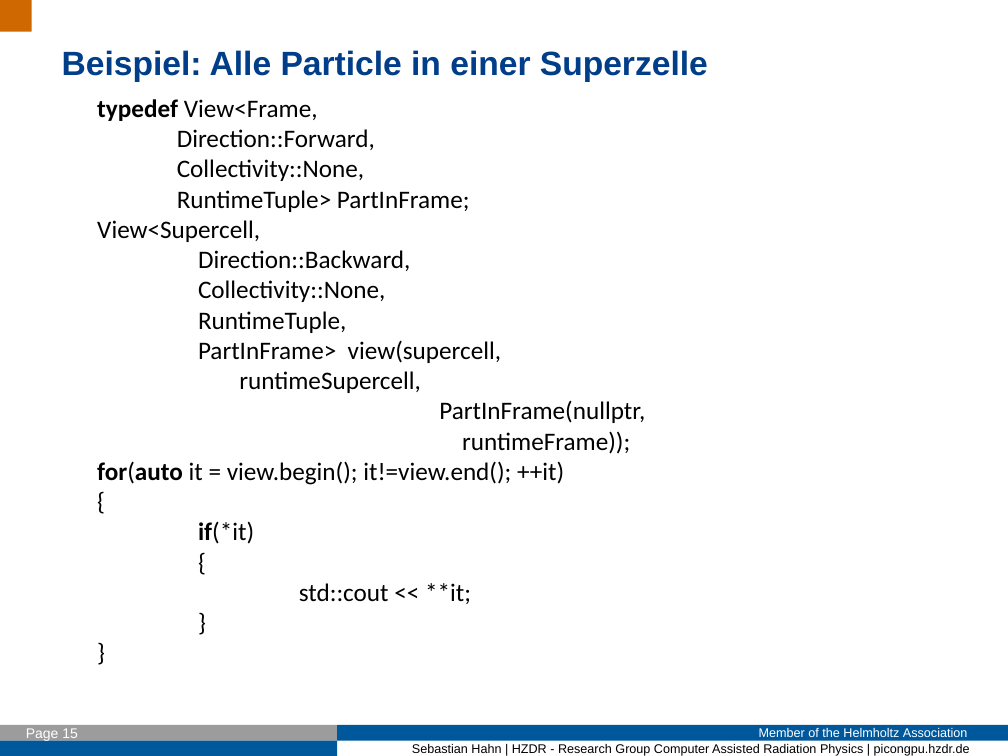
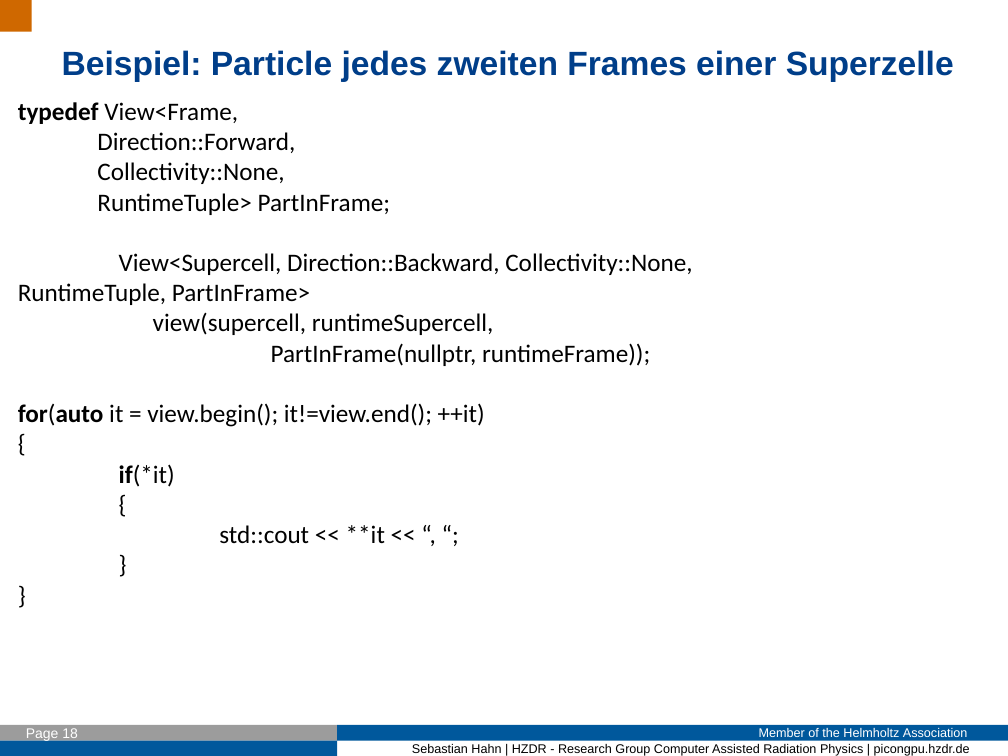
Before and after one commit to Fettpet/DeepIterator, a slide deck: slide 18 of Presi/2017_01_16_Intro.odp (slide 15 before the commit). Drawn at 1008x756 pixels with LibreOffice and Linux fonts; fonts in the diff are those of the drawing; background and template pictures are left out. Boxes give left, top, right and bottom in pixels: in the first picture for what was removed or moved away, otherwise in the second. Text is boxed around its words. In the diff, an @@ line names an element or a change of style, - is before the commit and + after.

Commit message:
Improve the presentation (add more example, console output and so on), remove bugs with backward iterators, add examples for particle-particle interaction.

```diff
--- a/Presi/2017_01_16_Intro.odp
+++ b/Presi/2017_01_16_Intro.odp
@@ text at <box>62,50,954,82</box>: text changed @@
-Beispiel: Alle Particle in einer Superzelle
+Beispiel: Particle jedes zweiten Frames einer Superzelle
@@ text "typedef View<Frame,": place and size @@
-text "typedef View<Frame," at <box>97,99,645,604</box>
+text "typedef View<Frame," at <box>18,102,692,543</box>
@@ text at <box>18,253,692,366</box>: text changed @@
-View<Supercell,
-Direction::Backward,
-Collectivity::None,
-RuntimeTuple,
-PartInFrame> view(supercell, runtimeSupercell,
-PartInFrame(nullptr,
-runtimeFrame));
+View<Supercell, Direction::Backward, Collectivity::None, RuntimeTuple, PartInFrame>
+view(supercell, runtimeSupercell,
+PartInFrame(nullptr, runtimeFrame));
@@ text at <box>219,525,385,543</box>: text changed @@
-std::cout << **it;
+std::cout << **it << “, “;
```
Also in this commit, not shown: 12 other slides changed, 6 slides added, 25 other files.
